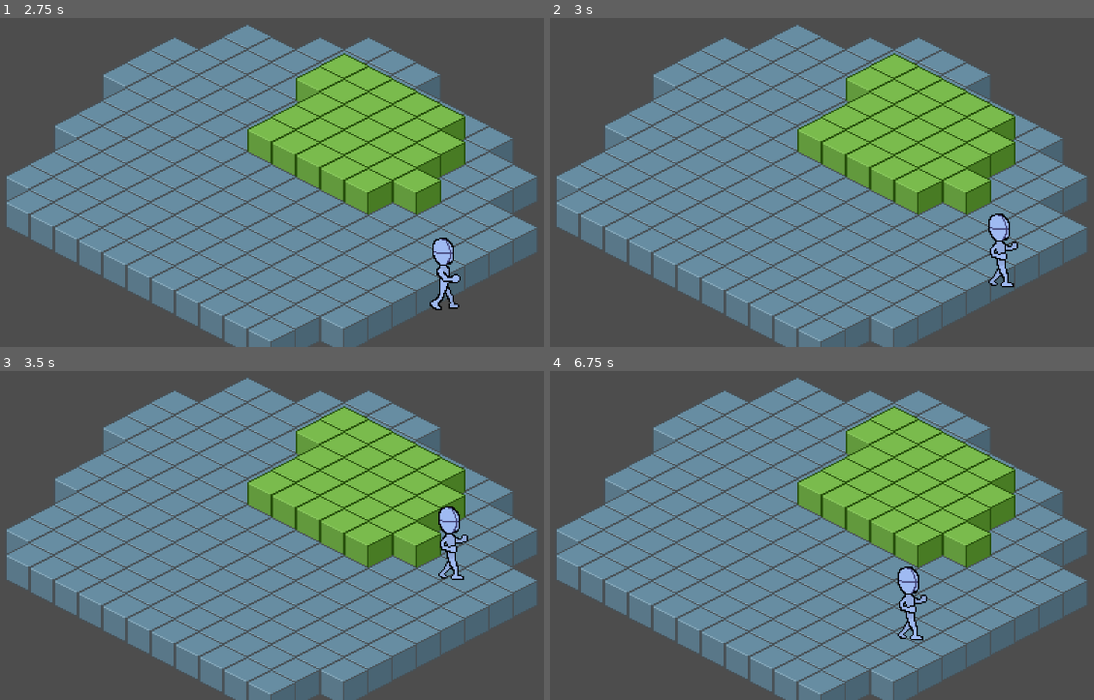
Above: before the commit, frames 1-4 (two rows, left to right).
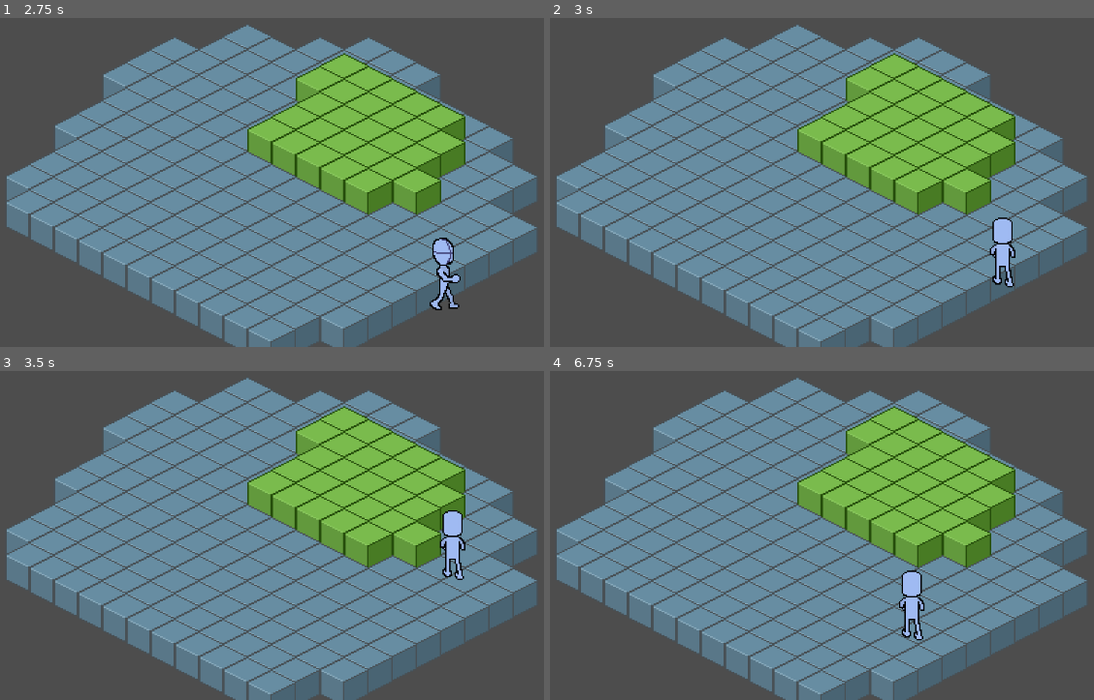
Above: after the commit, the same moments.

Repository: titoCo12/necro-proyecto-riss
Game: Godot game, scene res://scenes/overworld.tscn
Same seed, same stepped clock (60 frames per second), same inputs: the game is played once before the commit and once after it.
Inputs:
- Up to frame 1 (2.75 s): tap Enter at 0.5 s; hold D (ui_right) 0.53-1.28 s; hold S (ui_down) 1.28-2.03 s; hold D (ui_right) from 2.03 s (still down)
- Up to frame 2 (3 s): release D (ui_right) at 2.78 s; hold W (ui_up) from 2.78 s (still down)
- Up to frame 3 (3.5 s): keep holding W (ui_up)
- Up to frame 4 (6.75 s): release W (ui_up) at 3.53 s; hold A (ui_left) 3.53-5.03 s; hold S (ui_down) 5.03-5.78 s; hold D (ui_right) 5.78-6.53 s; hold W (ui_up) from 6.53 s (still down)

Frame 1 is identical in both runs. In frame 2, 0.6% of the frame differs, in the area x 80-87%, y 59-83%; in frame 3, 0.6%; in frame 4, 0.6%, in the area x 63-70%, y 59-83%.

Commit message:
falta WA y WD

Diff:
--- a/scenes/Dummy.tscn
+++ b/scenes/Dummy.tscn
@@ -10,7 +10,9 @@
 [ext_resource type="Texture2D" uid="uid://n4fscqg4n8i1" path="res://assets/Dummy/Sheets/Dummy-Walking-S-Sheet-30x58.png" id="5_8s2n1"]
 [ext_resource type="Texture2D" uid="uid://dteruifxwpvq1" path="res://assets/Dummy/Sheets/Dummy-Walking-SD-Sheet.png" id="5_rkxlp"]
 [ext_resource type="Texture2D" uid="uid://7reml3bf087g" path="res://assets/Dummy/Sheets/Dummy-Walking-A-Sheet-30x58.png" id="7_4hvuk"]
+[ext_resource type="Texture2D" uid="uid://ceic15ry1kwc1" path="res://assets/Dummy/Sheets/Dummy-Idle-W-Sheet-30x58.png" id="7_fo5bi"]
 [ext_resource type="Texture2D" uid="uid://c0ngcxpgyd0tj" path="res://assets/Dummy/Sheets/Dummy-Walking-D-Sheet-30x58.png" id="7_xg8qx"]
+[ext_resource type="Texture2D" uid="uid://jnqmn7wy4bvb" path="res://assets/Dummy/Sheets/Dummy-Walking-W-Sheet-30x58.png" id="13_dcx5d"]
 
 [sub_resource type="AtlasTexture" id="AtlasTexture_c4hf0"]
 atlas = ExtResource("2_jwj8c")
@@ -92,6 +94,22 @@
 atlas = ExtResource("2_k1tqs")
 region = Rect2(90, 0, 30, 58)
 
+[sub_resource type="AtlasTexture" id="AtlasTexture_0lwlv"]
+atlas = ExtResource("7_fo5bi")
+region = Rect2(0, 0, 30, 58)
+
+[sub_resource type="AtlasTexture" id="AtlasTexture_ikcn0"]
+atlas = ExtResource("7_fo5bi")
+region = Rect2(30, 0, 30, 58)
+
+[sub_resource type="AtlasTexture" id="AtlasTexture_phal3"]
+atlas = ExtResource("7_fo5bi")
+region = Rect2(60, 0, 30, 58)
+
+[sub_resource type="AtlasTexture" id="AtlasTexture_pq2bw"]
+atlas = ExtResource("7_fo5bi")
+region = Rect2(90, 0, 30, 58)
+
 [sub_resource type="AtlasTexture" id="AtlasTexture_gxsqf"]
 atlas = ExtResource("7_4hvuk")
 region = Rect2(0, 0, 30, 58)
@@ -132,6 +150,14 @@
 atlas = ExtResource("5_rkxlp")
 region = Rect2(30, 0, 30, 58)
 
+[sub_resource type="AtlasTexture" id="AtlasTexture_rcbay"]
+atlas = ExtResource("13_dcx5d")
+region = Rect2(0, 0, 30, 58)
+
+[sub_resource type="AtlasTexture" id="AtlasTexture_v41lw"]
+atlas = ExtResource("13_dcx5d")
+region = Rect2(30, 0, 30, 58)
+
 [sub_resource type="SpriteFrames" id="SpriteFrames_klls2"]
 animations = [{
 "frames": [{
@@ -221,6 +247,23 @@
 }, {
 "frames": [{
 "duration": 1.0,
+"texture": SubResource("AtlasTexture_0lwlv")
+}, {
+"duration": 1.0,
+"texture": SubResource("AtlasTexture_ikcn0")
+}, {
+"duration": 1.0,
+"texture": SubResource("AtlasTexture_phal3")
+}, {
+"duration": 1.0,
+"texture": SubResource("AtlasTexture_pq2bw")
+}],
+"loop": true,
+"name": &"Idle-W",
+"speed": 6.0
+}, {
+"frames": [{
+"duration": 1.0,
 "texture": SubResource("AtlasTexture_gxsqf")
 }, {
 "duration": 1.0,
@@ -272,6 +315,17 @@
 }],
 "loop": true,
 "name": &"Walking-SD",
+"speed": 4.0
+}, {
+"frames": [{
+"duration": 1.0,
+"texture": SubResource("AtlasTexture_rcbay")
+}, {
+"duration": 1.0,
+"texture": SubResource("AtlasTexture_v41lw")
+}],
+"loop": true,
+"name": &"Walking-W",
 "speed": 4.0
 }]
 
@@ -284,8 +338,10 @@
 
 [node name="AnimatedSprite2D" type="AnimatedSprite2D" parent="."]
 sprite_frames = SubResource("SpriteFrames_klls2")
-animation = &"Walking-A"
+animation = &"Walking-W"
 autoplay = "Idle-S"
+frame = 1
+frame_progress = 0.344274
 
 [node name="CollisionShape2D" type="CollisionShape2D" parent="."]
 visible = false
Binary file added: assets/Dummy/Sheets/Dummy-Idle-W-Sheet-30x58.png
Not shown, added: assets/Dummy/Sheets/Dummy-Idle-W-Sheet-30x58.png.import
Binary file added: assets/Dummy/Sheets/Dummy-Walking-W-Sheet-30x58.png
Not shown, added: assets/Dummy/Sheets/Dummy-Walking-W-Sheet-30x58.png.import
Not shown: 1 places in scenes/Dummy.tscn that only renumber resources
